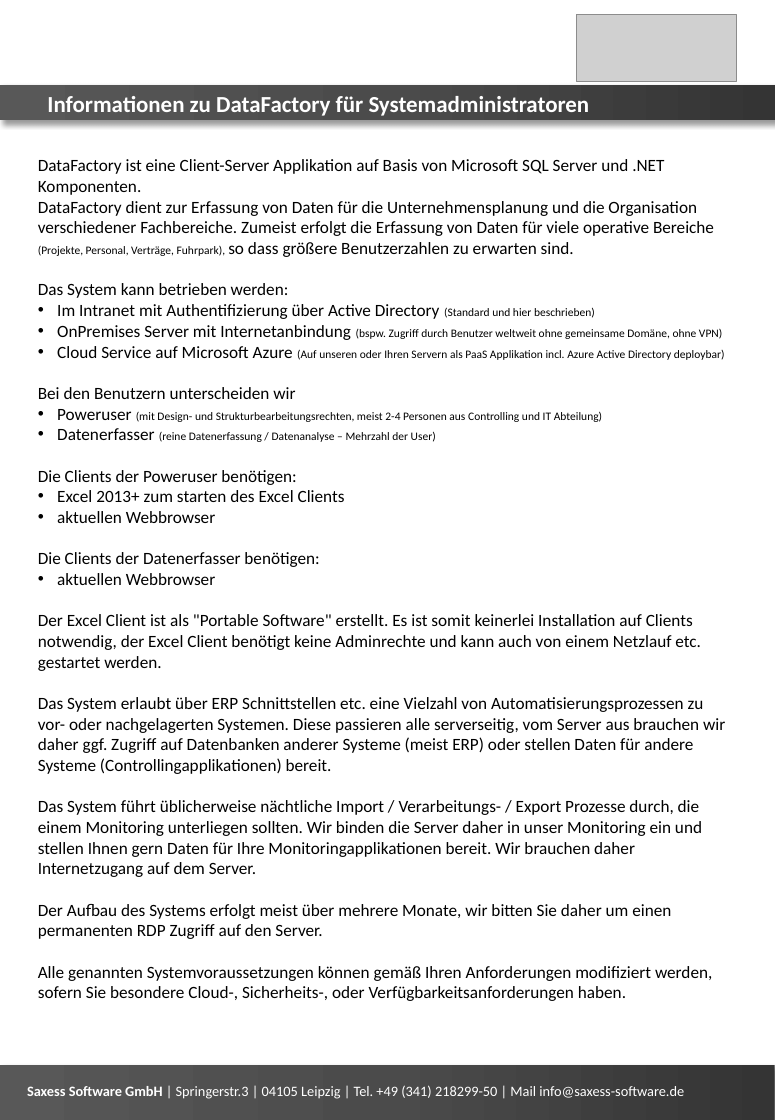
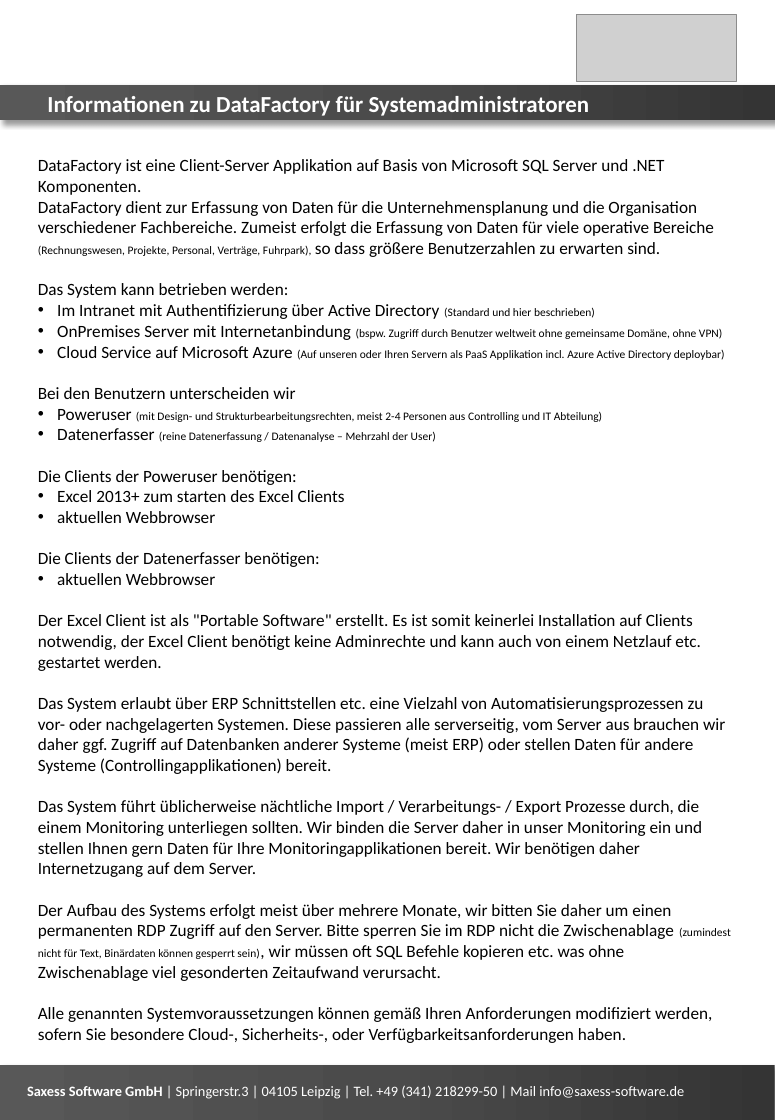
Before and after one commit to saxess-software/DataFactory-Knowledge-Center, a slide deck: slide 1 of 3a. DataFactory - Installation and Update/DataFactoy Systemvoraussetzungen.pptx. Drawn at 775x1120 pixels with LibreOffice and Linux fonts; fonts in the diff are those of the drawing; grey boxes stand for pictures. Boxes give left, top, right and bottom in pixels: in the first picture for what was removed or moved away, otherwise in the second. Text is boxed around its words. In the diff, an @@ line names an element or a change of style, - is before the commit and + after.

Commit message:
Update Systemvoraussetzungen

```diff
--- a/3a. DataFactory - Installation and Update/DataFactoy Systemvoraussetzungen.pptx
+++ b/3a. DataFactory - Installation and Update/DataFactoy Systemvoraussetzungen.pptx
@@ text at [38, 201, 714, 257]: text changed @@
-DataFactory dient zur Erfassung von Daten für die Unternehmensplanung und die Organisation verschiedener Fachbereiche. Zumeist erfolgt die Erfassung von Daten für viele operative Bereiche (Projekte, Personal, Verträge, Fuhrpark), so dass größere Benutzerzahlen zu erwarten sind.
+DataFactory dient zur Erfassung von Daten für die Unternehmensplanung und die Organisation verschiedener Fachbereiche. Zumeist erfolgt die Erfassung von Daten für viele operative Bereiche (Rechnungswesen, Projekte, Personal, Verträge, Fuhrpark), so dass größere Benutzerzahlen zu erwarten sind.
@@ text at [38, 800, 731, 981]: text changed @@
-Das System führt üblicherweise nächtliche Import / Verarbeitungs- / Export Prozesse durch, die einem Monitoring unterliegen sollten. Wir binden die Server daher in unser Monitoring ein und stellen Ihnen gern Daten für Ihre Monitoringapplikationen bereit. Wir brauchen daher Internetzugang auf dem Server.
-Der Aufbau des Systems erfolgt meist über mehrere Monate, wir bitten Sie daher um einen permanenten RDP Zugriff auf den Server.
+Das System führt üblicherweise nächtliche Import / Verarbeitungs- / Export Prozesse durch, die einem Monitoring unterliegen sollten. Wir binden die Server daher in unser Monitoring ein und stellen Ihnen gern Daten für Ihre Monitoringapplikationen bereit. Wir benötigen daher Internetzugang auf dem Server.
+Der Aufbau des Systems erfolgt meist über mehrere Monate, wir bitten Sie daher um einen permanenten RDP Zugriff auf den Server. Bitte sperren Sie im RDP nicht die Zwischenablage (zumindest nicht für Text, Binärdaten können gesperrt sein), wir müssen oft SQL Befehle kopieren etc. was ohne Zwischenablage viel gesonderten Zeitaufwand verursacht.
```
Also in this commit, not shown: 1 other slide changed, 3 other files.
